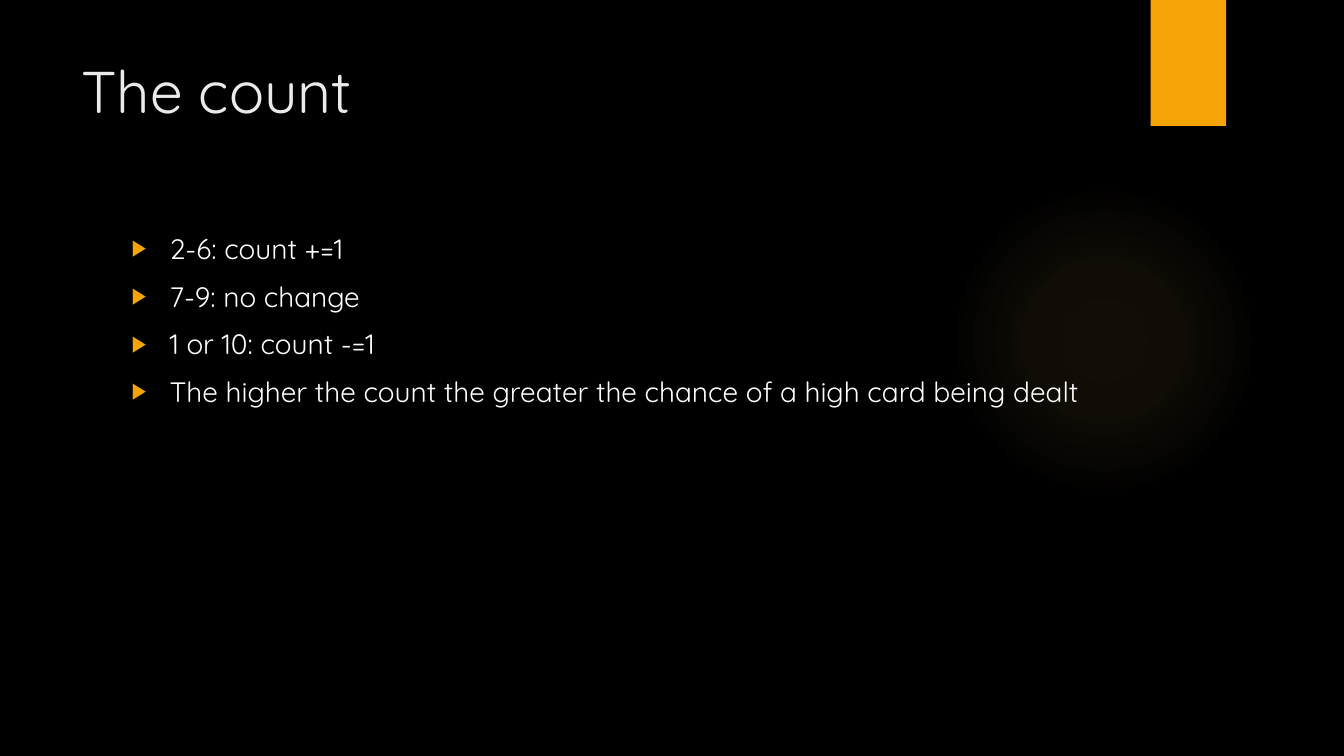
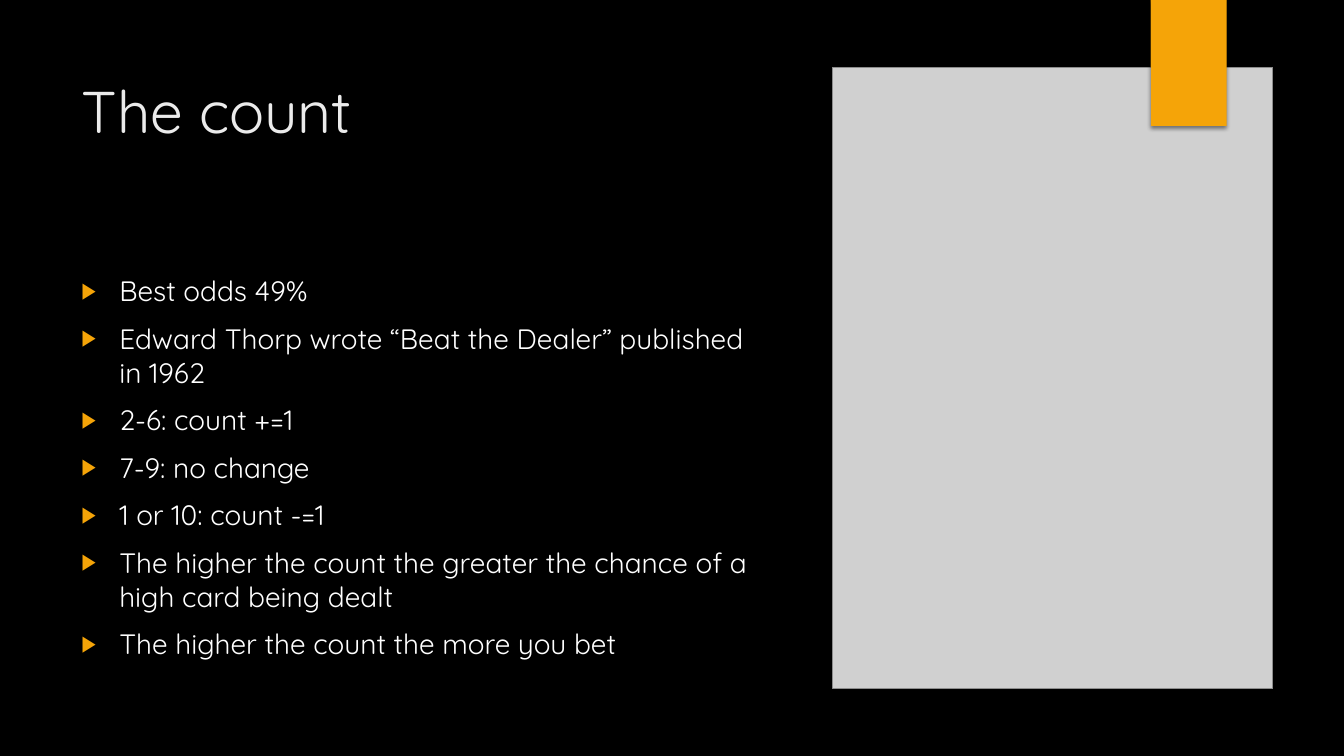
Before and after one commit to westpoint-neural-networks/final-project-connor-smith2, a slide deck: slide 3 of Counting Cards.pptx (slide 2 before the commit). Drawn at 1344x756 pixels with LibreOffice and Linux fonts; fonts in the diff are those of the drawing; grey boxes stand for pictures; background and template pictures are left out. Boxes give left, top, right and bottom in pixels: in the first picture for what was removed or moved away, otherwise in the second. Text is boxed around its words. In the diff, an @@ line names an element or a change of style, - is before the commit and + after.

```diff
--- a/Counting Cards.pptx
+++ b/Counting Cards.pptx
@@ rectangle added at <box>1151,0,1227,126</box>, fill #F5A408 @@
@@ title "The count": place and size @@
-title "The count" at <box>81,69,352,114</box>
+title "The count" at <box>82,89,352,134</box>
@@ picture added at <box>833,68,1272,690</box> @@
@@ ellipse removed at <box>949,185,1259,495</box> @@
@@ text "Best odds 49%": place and size @@
-text "Best odds 49%" at <box>170,239,1078,408</box>
+text "Best odds 49%" at <box>119,280,747,660</box>
@@ text at <box>119,280,743,384</box>: paragraphs added @@
+▶ Best odds 49%
+▶ Edward Thorp wrote “Beat the Dealer” published in 1962
@@ text at <box>119,633,616,660</box>: paragraph added @@
+▶ The higher the count the more you bet
```
Also in this commit, not shown: 2 other slides changed, 5 slides added, 1 slide removed, 3 other files.
